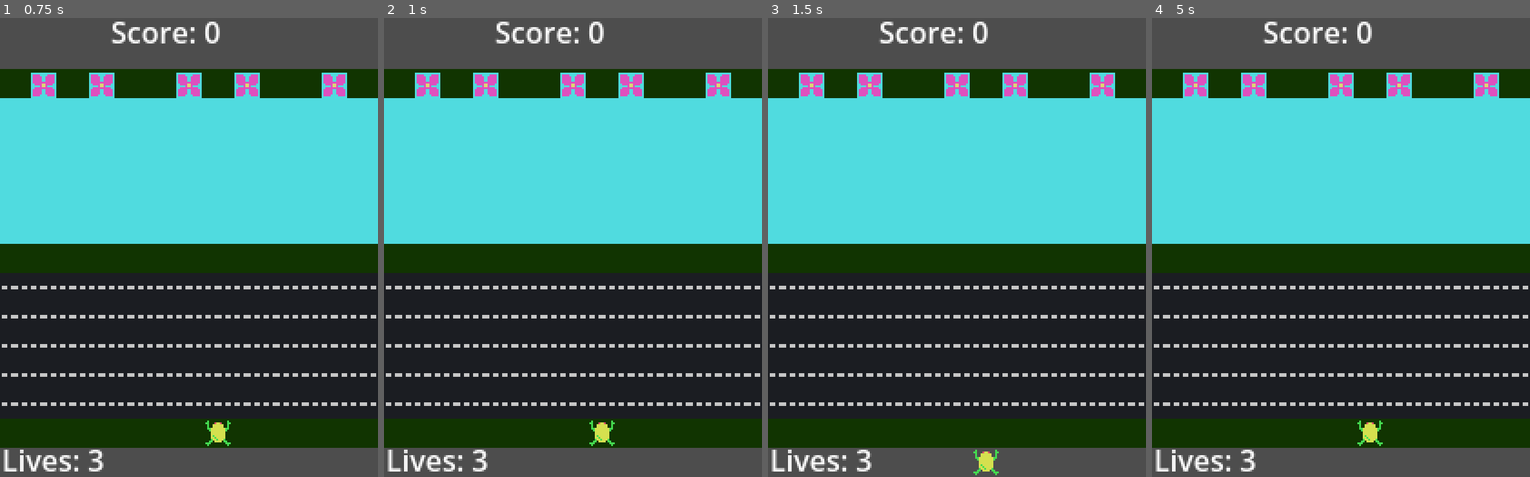
Above: before the commit, frames 1-4 (left to right).
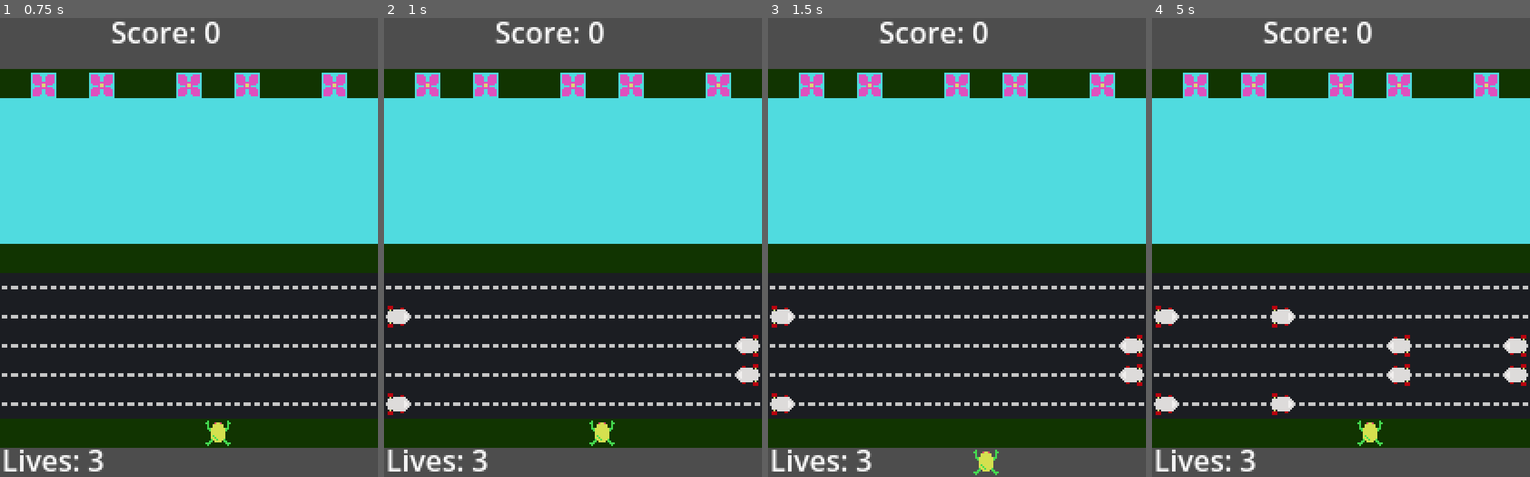
Above: after the commit, the same moments.

Repository: rojasreinold/10-game-challenge
Game: Godot game, scene res://main.tscn
Two runs of this game, one before a commit and one after it. Both use one fixed random seed, a clock stepped at 60 frames per second and the inputs below.
Inputs:
- Up to frame 1 (0.75 s): tap Enter at 0.5 s; hold D (move_right) from 0.53 s (still down)
- Up to frame 2 (1 s): keep holding D (move_right)
- Up to frame 3 (1.5 s): tap Space at 1.25 s; release D (move_right) at 1.28 s; hold S (move_down) from 1.28 s (still down)
- Up to frame 4 (5 s): release S (move_down) at 2.03 s; hold D (move_right) 2.03-2.78 s; tap Enter at 2.75, 4.25 s; hold W (move_up) 2.78-3.53 s; tap Space at 3.5 s; hold A (move_left) from 3.53 s (still down)

Frame 1 is identical in both runs. In frame 2, 0.7% of the frame differs, in the area x 0-100%, y 62-87%; in frame 3, 0.7%; in frame 4, 1.3%.

Commit message:
Road lane spawning enemies

Diff:
--- a/3-frogger/enemy.gd
+++ b/3-frogger/enemy.gd
@@ -3,12 +3,11 @@
 #class_name enemy
 
 var movement: Vector2 = Vector2.ZERO
-
+var direction: int = 1
 
 # Called when the node enters the scene tree for the first time.
 func _ready() -> void:
 	$VisibleOnScreenNotifier2D.screen_exited.connect(_on_visible_on_screen_notifier_2d_screen_exited)
-	pass # Replace with function body.
 
 
 # Called every frame. 'delta' is the elapsed time since the previous frame.
@@ -16,9 +15,13 @@
 	pass
 
 
+func set_direction(new_dir: int) -> void:
+	if direction != new_dir:
+		$Sprite2D.flip_h = not $Sprite2D.flip_h
+	direction = new_dir
+
 func move() -> void:
-	position = Vector2(position.x- 16, position.y)
-	pass
+	position = Vector2(position.x+16 * direction, position.y)
 
 func _on_visible_on_screen_notifier_2d_screen_exited():
 	queue_free()
--- a/3-frogger/enemy_spawn_point.gd
+++ b/3-frogger/enemy_spawn_point.gd
@@ -1,11 +1,20 @@
 extends Marker2D
 class_name EnemySpawnPoint
 
-var car = load("res://car_enemy.tscn")
+var road_array = Array()
+var water_array = Array()
+@export_enum("LEFT:-1", "RIGHT:1") var direction: int
+
+func _init() -> void:
+	var car = load("res://car_enemy.tscn")
+	var gator = load("res://gator_enemy.tscn")
+	road_array.append(car)
+	water_array.append(gator)
 
 # Called when the node enters the scene tree for the first time.
 func _ready() -> void:
 	$SpawnTimer.timeout.connect(spawn_enemy)
+	spawn_enemy()
 
 
 # Called every frame. 'delta' is the elapsed time since the previous frame.
@@ -13,6 +22,7 @@
 	pass
 
 func spawn_enemy() -> void:
-	var new_car = car.instantiate()
+	var new_car = road_array[0].instantiate()
+	new_car.set_direction(direction)
 	$MoveTimer.timeout.connect(new_car.move)
 	add_child(new_car)
--- a/3-frogger/enemy_spawn_point.tscn
+++ b/3-frogger/enemy_spawn_point.tscn
@@ -4,10 +4,11 @@
 
 [node name="EnemySpawnPoint" type="Marker2D"]
 position = Vector2(170, 209)
+gizmo_extents = 8.0
 script = ExtResource("1_sluxj")
 
 [node name="SpawnTimer" type="Timer" parent="."]
-one_shot = true
+wait_time = 4.0
 autostart = true
 
 [node name="MoveTimer" type="Timer" parent="."]
--- a/3-frogger/main.tscn
+++ b/3-frogger/main.tscn
@@ -1,9 +1,10 @@
-[gd_scene load_steps=7 format=4 uid="uid://b7kmbjbg0mbc0"]
+[gd_scene load_steps=8 format=4 uid="uid://b7kmbjbg0mbc0"]
 
 [ext_resource type="Script" path="res://main.gd" id="1_f01fw"]
 [ext_resource type="Texture2D" uid="uid://b0chjat0wxtld" path="res://assets/Tilemap/2025-02-10-Frogger-game-tileset.png" id="1_j2r10"]
 [ext_resource type="PackedScene" uid="uid://vsi4a3gn85jp" path="res://frog.tscn" id="2_7twhs"]
 [ext_resource type="PackedScene" uid="uid://dfm3n8sl2obmi" path="res://hud.tscn" id="3_ie53x"]
+[ext_resource type="PackedScene" uid="uid://b66eqxa2nhcxv" path="res://enemy_spawn_point.tscn" id="5_0droq"]
 
 [sub_resource type="TileSetAtlasSource" id="TileSetAtlasSource_7yfei"]
 texture = ExtResource("1_j2r10")
@@ -35,3 +36,19 @@
 position = Vector2(104, 232)
 
 [node name="HUD" parent="." instance=ExtResource("3_ie53x")]
+
+[node name="EnemySPL1" parent="." instance=ExtResource("5_0droq")]
+position = Vector2(-8, 216)
+direction = 1
+
+[node name="EnemySPL2" parent="." instance=ExtResource("5_0droq")]
+position = Vector2(216, 200)
+direction = -1
+
+[node name="EnemySPL3" parent="." instance=ExtResource("5_0droq")]
+position = Vector2(216, 184)
+direction = -1
+
+[node name="EnemySPL4" parent="." instance=ExtResource("5_0droq")]
+position = Vector2(-8, 168)
+direction = 1
